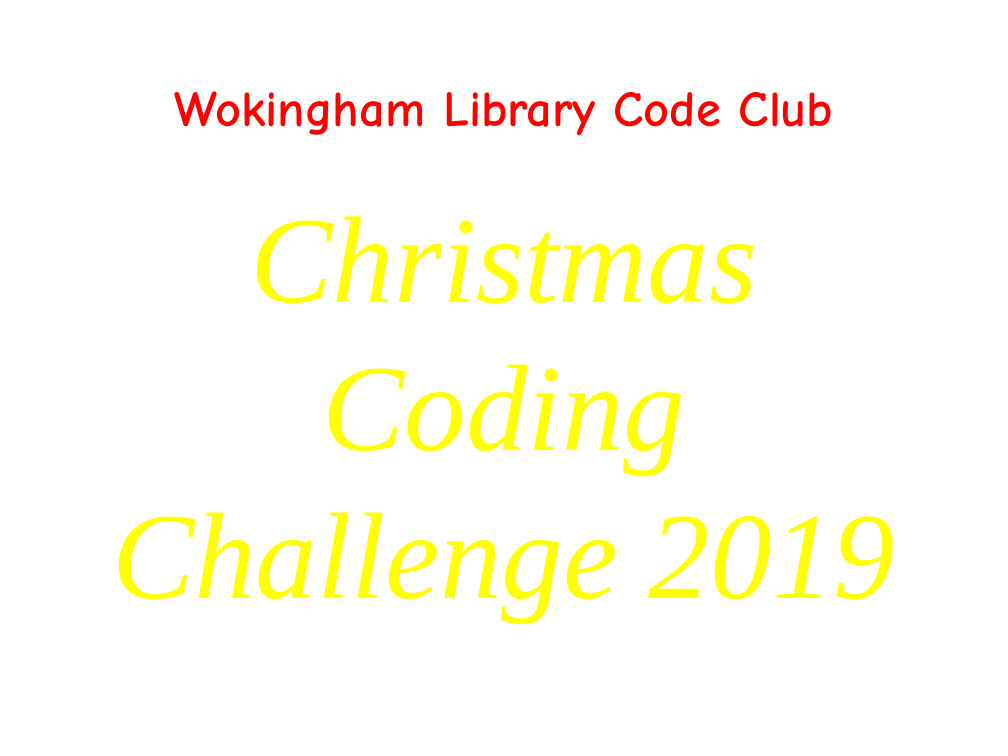
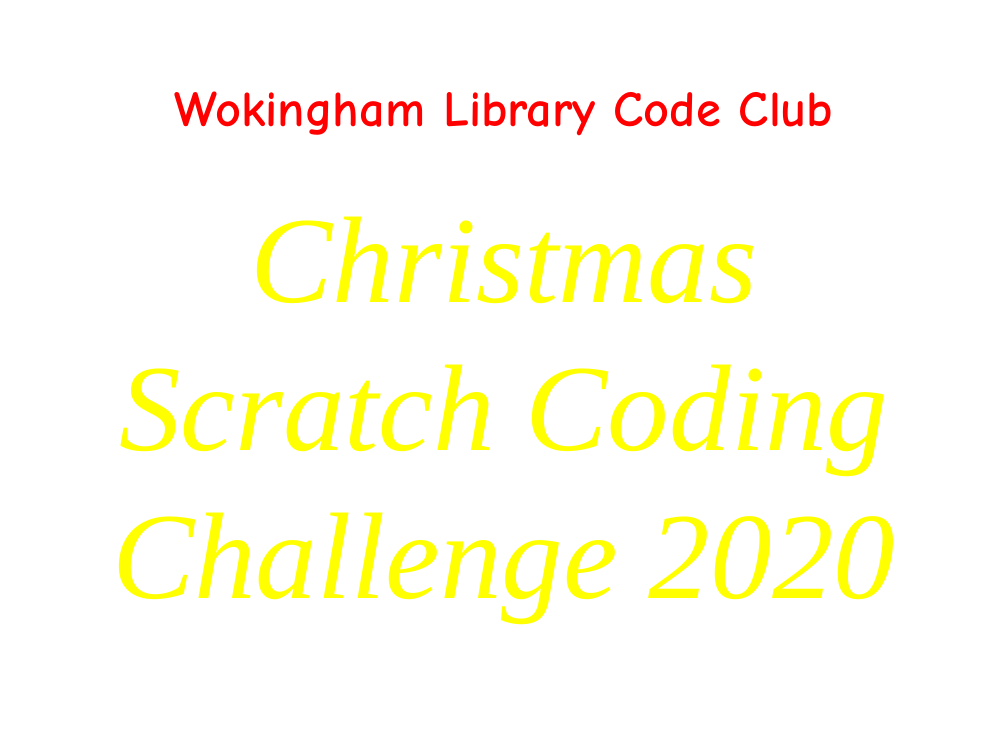
Before and after one commit to WokLibCodeClub/Christmas-Coding-Challenge-2020, a slide deck: slide 1 of Christmas_Challenge_2020.pptx. Drawn at 1008x756 pixels with LibreOffice and Linux fonts; fonts in the diff are those of the drawing; background and template pictures are left out. Boxes give left, top, right and bottom in pixels: in the first picture for what was removed or moved away, otherwise in the second. Text is boxed around its words. In the diff, an @@ line names an element or a change of style, - is before the commit and + after.

Commit message:
Update pptx

```diff
--- a/Christmas_Challenge_2020.pptx
+++ b/Christmas_Challenge_2020.pptx
@@ text at (112, 216, 895, 621): text changed @@
-Christmas Coding Challenge 2019
+Christmas Scratch Coding Challenge 2020
```
Also in this commit, not shown: 5 other slides changed, 2 slides added, 1 slide removed.
